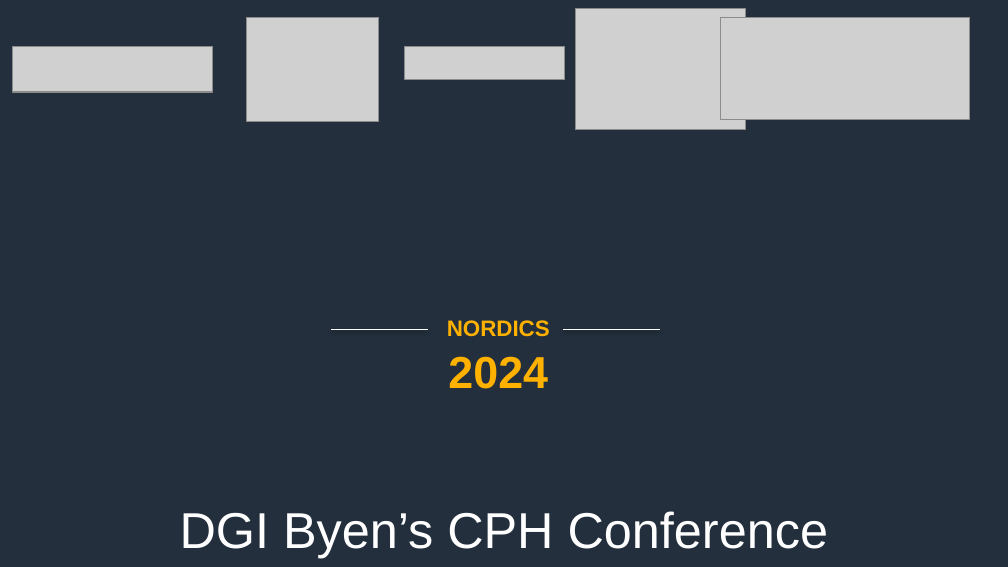
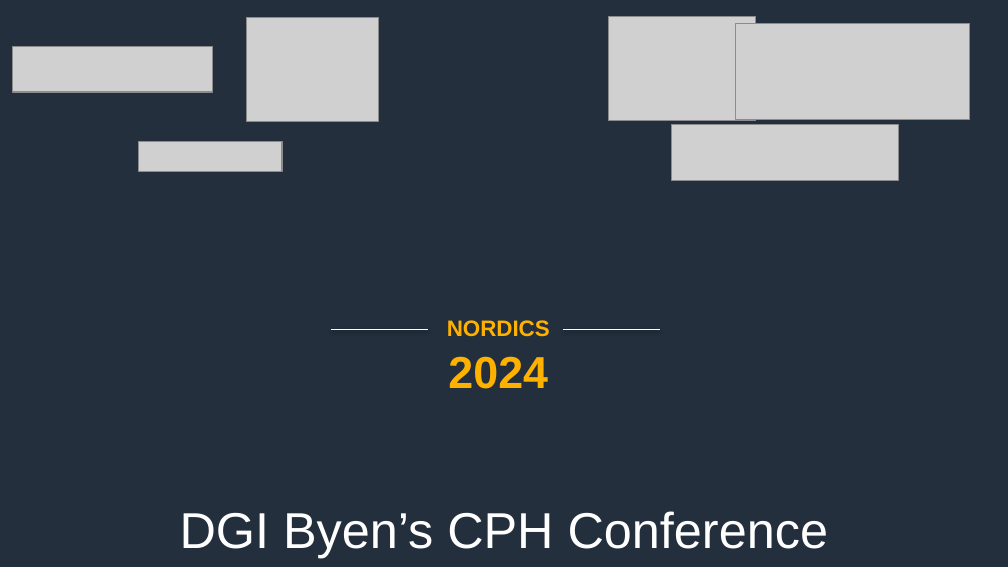
Before and after one commit to AWS-Community-Nordics/awscommunitynordics.org, a slide deck: slide 1 of docs/content/img/CommunityDayNordics2024_SlideTemplate.pptx. Drawn at 1008x567 pixels with LibreOffice and Linux fonts; fonts in the diff are those of the drawing; grey boxes stand for pictures; background and template pictures are left out. Boxes give left, top, right and bottom in pixels: in the first picture for what was removed or moved away, otherwise in the second. Text is boxed around its words. In the diff, an @@ line names an element or a change of style, - is before the commit and + after.

```diff
--- a/docs/content/img/CommunityDayNordics2024_SlideTemplate.pptx
+++ b/docs/content/img/CommunityDayNordics2024_SlideTemplate.pptx
@@ picture: place and size @@
-picture at [576,9,746,130]
+picture at [609,16,755,120]
@@ picture: place and size @@
-picture at [721,17,971,120]
+picture at [736,23,970,120]
@@ picture: place and size @@
-picture at [405,46,565,80]
+picture at [138,141,282,171]
@@ picture added at [671,124,898,179] @@
```
Also in this commit, not shown: 1 other slide changed, 1 other file.
